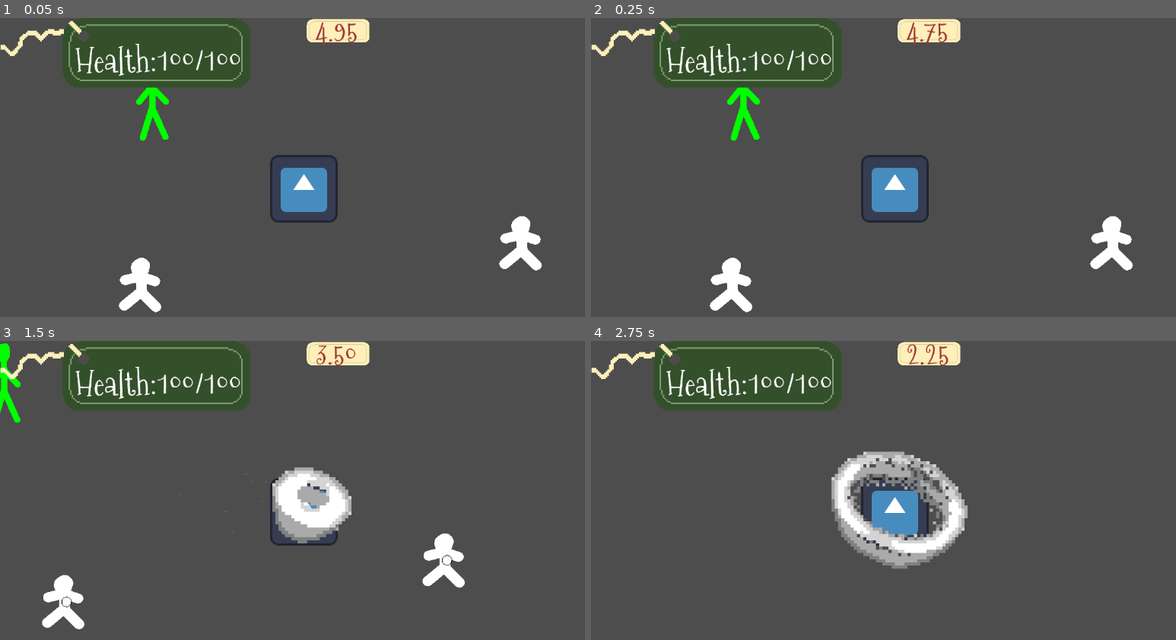
Above: before the commit, frames 1-4 (two rows, left to right).
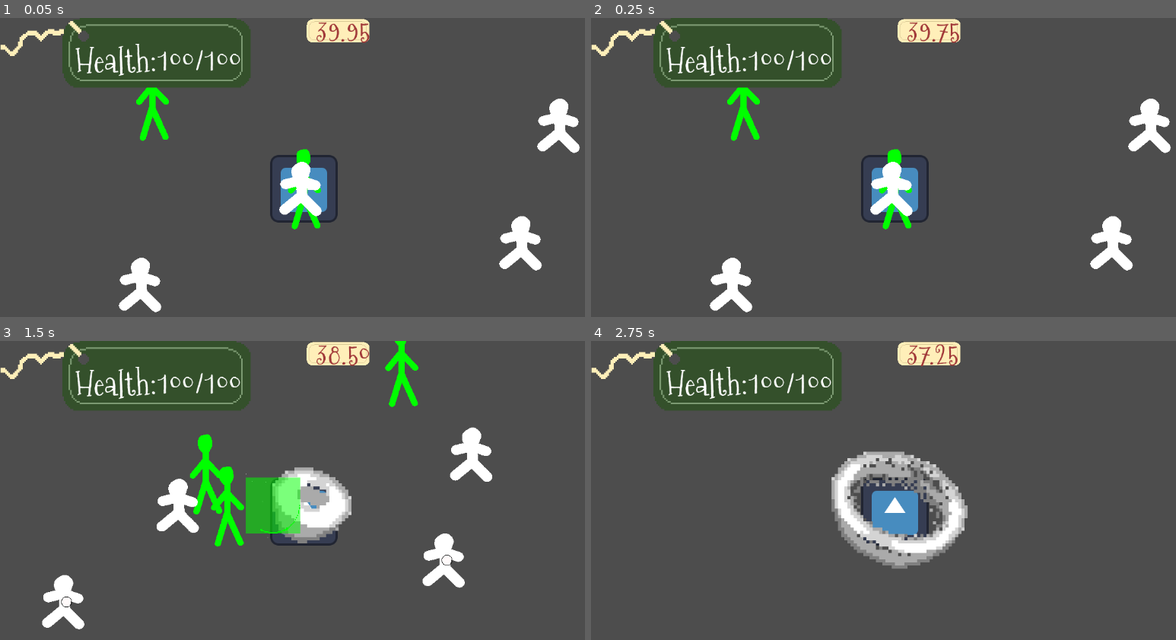
Above: after the commit, the same moments.

Repository: skeeeth/Krampus-Game
Game: Godot game, scene res://sack_world.tscn
Same seed, same stepped clock (60 frames per second), same inputs: the game is played once before the commit and once after it. The engine's default icon, where the game draws it, is replaced by a stand-in: a white triangle on a blue panel in a dark square.
Inputs:
- Up to frame 1 (0.05 s): no input
- Up to frame 2 (0.25 s): no input
- Up to frame 3 (1.5 s): hold Right (right) 0.53-1.28 s; hold X (attack) 0.53-1.28 s; tap 1 (dev1) at 0.8, 1.35 s; hold Down (down) from 1.28 s (still down)
- Up to frame 4 (2.75 s): tap X (attack) at 1.55 s; release Down (down) at 2.03 s; hold Right (right) from 2.03 s (still down); hold X (attack) from 2.03 s (still down); tap 1 (dev1) at 2.3 s

The runs differ from the first frame. In frame 1, 1.9% of the frame differs, in the area x 47-100%, y 1-71%; in frame 2, 1.9%; in frame 3, 5.5%, in the area x 0-85%, y 0-90%; in frame 4, 0.3%.

Commit message:
Guard Melee Attack, Snowball fix
fixed an issue with snowballs causing crashes when leaving the screen during startup

Diff:
--- a/Combat/KombatKrampus/States/walk.gd
+++ b/Combat/KombatKrampus/States/walk.gd
@@ -4,6 +4,7 @@
 @export var movespeed:float = 220
 @export var vis:CharacterVisual
 var dash_buffered:bool
+
 func enter():
 	pass
 
--- a/Combat/KombatKrampus/sack_krampus.tscn
+++ b/Combat/KombatKrampus/sack_krampus.tscn
@@ -195,7 +195,7 @@
 }]
 
 [sub_resource type="RectangleShape2D" id="RectangleShape2D_lgus1"]
-size = Vector2(46, 50.5)
+size = Vector2(78.5, 50.5)
 
 [node name="SackKrampus" type="CharacterBody2D" node_paths=PackedStringArray("sm") groups=["Player"]]
 motion_mode = 1
@@ -212,7 +212,7 @@
 [node name="Walk" type="Node" parent="StateMachine" node_paths=PackedStringArray("body", "vis")]
 script = ExtResource("1_i6jng")
 body = NodePath("../..")
-movespeed = 400.0
+movespeed = 200.0
 vis = NodePath("../../Character")
 
 [node name="Dash" type="Node" parent="StateMachine" node_paths=PackedStringArray("body")]
@@ -280,7 +280,7 @@
 strength = 200.0
 
 [node name="CollisionShape2D" type="CollisionShape2D" parent="QuickAttack/QuickHitbox"]
-position = Vector2(4, 1.25)
+position = Vector2(-12.25, 1.25)
 shape = SubResource("RectangleShape2D_lgus1")
 
 [node name="Pull" type="CPUParticles2D" parent="."]
--- /dev/null
+++ b/Combat/Snowball_cleanup.gd
@@ -0,0 +1,11 @@
+extends Timer
+
+var checked_once:bool = false
+
+func _on_timeout() -> void:
+	if get_parent().process_mode == PROCESS_MODE_DISABLED:
+		if checked_once:
+			get_parent().queue_free()
+		else:
+			checked_once = true
+	pass # Replace with function body.
--- a/Combat/UI/combat_ui.gd
+++ b/Combat/UI/combat_ui.gd
@@ -2,7 +2,7 @@
 
 #@onready var progress_bar: ProgressBar = $ProgressBar
 @onready var timer: Label = $Timer_Container/Timer
-var time:float = 5.0
+var time:float = 40.0
 @export var transition_time:float = 2.0
 @onready var lens: ColorRect = 	$Lens
 var fading:bool = false
--- a/Combat/snowball.gd
+++ b/Combat/snowball.gd
@@ -6,8 +6,8 @@
 var direction:Vector2
 var speed:float
 func _draw() -> void:
-	draw_circle(Vector2.ZERO,size/2.0,Color.SNOW)
-	draw_circle(Vector2.ZERO,(size/2.0)+1,Color.BLACK,false)
+	draw_circle(Vector2.ZERO,5,Color.SNOW)
+	draw_circle(Vector2.ZERO,6,Color.BLACK,false)
 	#could use a shader for a real perfect circle but this is fine
 
 # Called when the node enters the scene tree for the first time.
@@ -18,6 +18,7 @@
 # Called every frame. 'delta' is the elapsed time since the previous frame.
 func _process(delta: float) -> void:
 	queue_redraw()
+	scale = Vector2(size/10.0,size/10.0)
 	position += speed * direction
 	if size == 0:
 		queue_free()
@@ -33,5 +34,13 @@
 
 
 func _on_visible_on_screen_notifier_2d_screen_exited() -> void:
-	queue_free()
+	visible = false
+	process_mode = PROCESS_MODE_DISABLED
+	#queue_free()
 	pass # Replace with function body.
+
+
+
+
+func _on_timer_timeout() -> void:
+	pass # Replace with function body.
--- a/Combat/snowball.tscn
+++ b/Combat/snowball.tscn
@@ -1,6 +1,7 @@
-[gd_scene load_steps=3 format=3 uid="uid://davxhgllxxs8a"]
+[gd_scene load_steps=4 format=3 uid="uid://davxhgllxxs8a"]
 
 [ext_resource type="Script" path="res://Combat/snowball.gd" id="1_7ptwj"]
+[ext_resource type="Script" path="res://Combat/Snowball_cleanup.gd" id="2_37mvl"]
 
 [sub_resource type="RectangleShape2D" id="RectangleShape2D_1i0yw"]
 size = Vector2(10, 10)
@@ -15,5 +16,12 @@
 
 [node name="VisibleOnScreenNotifier2D" type="VisibleOnScreenNotifier2D" parent="."]
 
+[node name="Timer" type="Timer" parent="."]
+process_mode = 3
+wait_time = 3.0
+autostart = true
+script = ExtResource("2_37mvl")
+
 [connection signal="body_entered" from="." to="." method="_on_body_entered"]
 [connection signal="screen_exited" from="VisibleOnScreenNotifier2D" to="." method="_on_visible_on_screen_notifier_2d_screen_exited"]
+[connection signal="timeout" from="Timer" to="Timer" method="_on_timeout"]
--- a/npc/combat_guard.tscn
+++ b/npc/combat_guard.tscn
@@ -6,9 +6,94 @@
 [ext_resource type="Script" path="res://npc/npc_states/idle.gd" id="4_ywiy5"]
 [ext_resource type="Script" path="res://npc/npc_states/retreat.gd" id="5_lpde0"]
 [ext_resource type="Script" path="res://npc/wander.gd" id="6_lv56s"]
+[ext_resource type="Script" path="res://npc/npc_states/melee_attack.gd" id="7_64amv"]
+[ext_resource type="Script" path="res://npc/enemy_hitbox.gd" id="8_4hsrh"]
+[ext_resource type="Script" path="res://npc/npc_states/stun.gd" id="8_r76xn"]
+[ext_resource type="Texture2D" uid="uid://lt7x7hkvgobh" path="res://npc/hit05.png" id="9_nbq2m"]
 
 [sub_resource type="RectangleShape2D" id="RectangleShape2D_b1qpj"]
 size = Vector2(54, 104)
+
+[sub_resource type="RectangleShape2D" id="RectangleShape2D_35h07"]
+size = Vector2(50, 50)
+
+[sub_resource type="AtlasTexture" id="AtlasTexture_y18le"]
+atlas = ExtResource("9_nbq2m")
+region = Rect2(0, 0, 64, 64)
+
+[sub_resource type="AtlasTexture" id="AtlasTexture_1p2j4"]
+atlas = ExtResource("9_nbq2m")
+region = Rect2(64, 0, 64, 64)
+
+[sub_resource type="AtlasTexture" id="AtlasTexture_8tabu"]
+atlas = ExtResource("9_nbq2m")
+region = Rect2(128, 0, 64, 64)
+
+[sub_resource type="AtlasTexture" id="AtlasTexture_wlcdi"]
+atlas = ExtResource("9_nbq2m")
+region = Rect2(192, 0, 64, 64)
+
+[sub_resource type="AtlasTexture" id="AtlasTexture_ien7u"]
+atlas = ExtResource("9_nbq2m")
+region = Rect2(256, 0, 64, 64)
+
+[sub_resource type="AtlasTexture" id="AtlasTexture_2ub5u"]
+atlas = ExtResource("9_nbq2m")
+region = Rect2(320, 0, 64, 64)
+
+[sub_resource type="AtlasTexture" id="AtlasTexture_0488k"]
+atlas = ExtResource("9_nbq2m")
+region = Rect2(384, 0, 64, 64)
+
+[sub_resource type="AtlasTexture" id="AtlasTexture_mmd3b"]
+atlas = ExtResource("9_nbq2m")
+region = Rect2(448, 0, 64, 64)
+
+[sub_resource type="AtlasTexture" id="AtlasTexture_c1yxr"]
+atlas = ExtResource("9_nbq2m")
+region = Rect2(512, 0, 64, 64)
+
+[sub_resource type="AtlasTexture" id="AtlasTexture_btxa5"]
+atlas = ExtResource("9_nbq2m")
+region = Rect2(576, 0, 64, 64)
+
+[sub_resource type="SpriteFrames" id="SpriteFrames_hrthv"]
+animations = [{
+"frames": [{
+"duration": 1.0,
+"texture": SubResource("AtlasTexture_y18le")
+}, {
+"duration": 1.0,
+"texture": SubResource("AtlasTexture_1p2j4")
+}, {
+"duration": 1.0,
+"texture": SubResource("AtlasTexture_8tabu")
+}, {
+"duration": 1.0,
+"texture": SubResource("AtlasTexture_wlcdi")
+}, {
+"duration": 1.0,
+"texture": SubResource("AtlasTexture_ien7u")
+}, {
+"duration": 1.0,
+"texture": SubResource("AtlasTexture_2ub5u")
+}, {
+"duration": 1.0,
+"texture": SubResource("AtlasTexture_0488k")
+}, {
+"duration": 1.0,
+"texture": SubResource("AtlasTexture_mmd3b")
+}, {
+"duration": 1.0,
+"texture": SubResource("AtlasTexture_c1yxr")
+}, {
+"duration": 1.0,
+"texture": SubResource("AtlasTexture_btxa5")
+}],
+"loop": false,
+"name": &"default",
+"speed": 20.0
+}]
 
 [node name="Guard" type="Area2D" node_paths=PackedStringArray("state_machine")]
 modulate = Color(0, 1, 0, 1)
@@ -16,6 +101,7 @@
 collision_mask = 11
 script = ExtResource("1_na5es")
 state_machine = NodePath("Node")
+base_speed = 9.0
 
 [node name="CollisionShape2D" type="CollisionShape2D" parent="."]
 shape = SubResource("RectangleShape2D_b1qpj")
@@ -31,9 +117,15 @@
 
 [node name="Idle" type="Node" parent="Node" node_paths=PackedStringArray("parent", "beeline_state")]
 script = ExtResource("4_ywiy5")
-max_wait = 10000.0
+max_wait = 0.5
 parent = NodePath("../..")
 beeline_state = NodePath("../Beeline")
+retreat_range = 10.0
+attack_range = 100.0
+wander_range = 0.0
+
+[node name="Stun" type="Node" parent="Node"]
+script = ExtResource("8_r76xn")
 
 [node name="Beeline" type="Node" parent="Node" node_paths=PackedStringArray("parent", "idle_state")]
 script = ExtResource("5_lpde0")
@@ -43,3 +135,45 @@
 [node name="Wander" type="Node" parent="Node" node_paths=PackedStringArray("parent")]
 script = ExtResource("6_lv56s")
 parent = NodePath("../..")
+
+[node name="Attack" type="Node" parent="Node" node_paths=PackedStringArray("parent", "hitbox", "pivot", "sprite", "indicator", "idle_state")]
+script = ExtResource("7_64amv")
+startup = 1.0
+follow_through = 1.0
+parent = NodePath("../..")
+hitbox = NodePath("../../AttackPivot/Area2D")
+pivot = NodePath("../../AttackPivot")
+sprite = NodePath("../../AttackPivot/Sprite2D")
+indicator = NodePath("../../AttackPivot/Indicator")
+idle_state = NodePath("../Idle")
+
+[node name="AttackPivot" type="Node2D" parent="."]
+visible = false
+scale = Vector2(2.075, 2.075)
+
+[node name="Area2D" type="Area2D" parent="AttackPivot"]
+position = Vector2(42.07, 0)
+collision_layer = 0
+collision_mask = 0
+monitoring = false
+script = ExtResource("8_4hsrh")
+damage = 30.0
+
+[node name="CollisionShape2D2" type="CollisionShape2D" parent="AttackPivot/Area2D"]
+shape = SubResource("RectangleShape2D_35h07")
+
+[node name="Sprite2D" type="AnimatedSprite2D" parent="AttackPivot"]
+position = Vector2(42.07, 0)
+sprite_frames = SubResource("SpriteFrames_hrthv")
+frame = 9
+frame_progress = 1.0
+
+[node name="Indicator" type="ColorRect" parent="AttackPivot"]
+visible = false
+offset_left = 17.0
+offset_top = -26.0
+offset_right = 67.0
+offset_bottom = 25.0
+color = Color(1, 1, 1, 0)
+
+[connection signal="body_entered" from="AttackPivot/Area2D" to="AttackPivot/Area2D" method="_on_body_entered"]
--- a/npc/combat_kid.tscn
+++ b/npc/combat_kid.tscn
@@ -39,8 +39,9 @@
 attack_range = 400.0
 wander_range = 800.0
 
-[node name="Stun" type="Node" parent="StateMachine"]
+[node name="Stun" type="Node" parent="StateMachine" node_paths=PackedStringArray("parent")]
 script = ExtResource("5_y4b4c")
+parent = NodePath("../..")
 
 [node name="Wander" type="Node" parent="StateMachine" node_paths=PackedStringArray("parent")]
 script = ExtResource("6_wgt6c")
--- a/npc/combat_npc.gd
+++ b/npc/combat_npc.gd
@@ -18,10 +18,13 @@
 	kb.tween_property(self,"position",position+dir.normalized()*strength,0.15);
 	if stun_duration > 0:
 		if state_machine.currentState.name == "Stun":
+			print("Already Stunned")
 			return
 		var previous_state:State = state_machine.currentState
 		state_machine.currentState.transitioned.emit(
 				state_machine.currentState,"Stun")
 		var stun_state = state_machine.currentState
+		print("Stun Started")
 		await get_tree().create_timer(stun_duration).timeout
+		print("Stun Finished, returning to " + str(previous_state))
 		state_machine.currentState.transitioned.emit(stun_state,previous_state.name)
--- /dev/null
+++ b/npc/enemy_hitbox.gd
@@ -0,0 +1,17 @@
+extends Area2D
+
+@export var damage:float
+# Called when the node enters the scene tree for the first time.
+func _ready() -> void:
+	pass # Replace with function body.
+
+
+# Called every frame. 'delta' is the elapsed time since the previous frame.
+func _process(delta: float) -> void:
+	pass
+
+
+func _on_body_entered(body: Node2D) -> void:
+	if body is Player:
+		body.take_damage(damage)
+	pass # Replace with function body.
--- a/npc/npc_states/Snowball_Throw.gd
+++ b/npc/npc_states/Snowball_Throw.gd
@@ -10,6 +10,7 @@
 var snowball:Node2D
 var thrown:bool = false
 func enter():
+	print("Snowball Start")
 	thrown = false
 	snowball = snowball_scene.instantiate()
 	var start_snowball = snowball
@@ -18,8 +19,8 @@
 	var grow = create_tween()
 	grow.tween_property(snowball,"size",snowball_size,cast_time)
 
-	var throw_angle = lerp_angle(parent.diff.angle(),-parent.diff.angle(),inaccuracy)
-	snowball.direction = Vector2.from_angle(throw_angle)
+	#var throw_angle = lerp_angle(parent.diff.angle(),-parent.diff.angle(),inaccuracy)
+	#snowball.direction = Vector2.from_angle(throw_angle)
 
 	snowball.global_position = parent.global_position
 	parent.add_sibling(snowball)
@@ -27,11 +28,14 @@
 	await get_tree().create_timer(cast_time).timeout
 	#throw snowball if it still exists and is from the same attack
 	if snowball != null and snowball == start_snowball:
+		var throw_angle = lerp_angle(parent.diff.angle(),-parent.diff.angle(),inaccuracy)
+		snowball.direction = Vector2.from_angle(throw_angle)
 		snowball.monitoring = true
 		snowball.speed = throw_strength
 		thrown = true
 
 	transitioned.emit(self,"Wander")
+	print("Snowball finished")
 
 func exit():
 	#do not throw snowball if stun cancels throwing
--- a/npc/npc_states/idle.gd
+++ b/npc/npc_states/idle.gd
@@ -11,8 +11,8 @@
 @export var wander_range:float = 2000 #set to less than attack_range to always seek
 var next_wait:float = 1.0
 func enter():
+	print("Idle Started")
 	await get_tree().create_timer(next_wait).timeout
-
 	next_wait = randf_range(0.05,max_wait)
 
 	#Set next state based on distance
@@ -30,6 +30,8 @@
 		beeline_state.direction = 1.0
 		transitioned.emit(self,"Beeline")
 
+	print("Idle Finished")
+
 func exit():
 	pass
 
--- /dev/null
+++ b/npc/npc_states/melee_attack.gd
@@ -0,0 +1,53 @@
+extends State
+
+@export_category("Frame Data")
+@export var startup:float = 0.3
+#active frames tied to animation time for now
+@export var follow_through:float = 0.2
+
+@export_category("Node Refs")
+@export var parent : Enemy
+@export var hitbox : Area2D
+@export var pivot:Node2D
+@export var sprite:AnimatedSprite2D
+@export var indicator:ColorRect
+@export var idle_state:Idle
+
+func enter():
+	print("Melee Attack Startup")
+	pivot.visible = true
+	hitbox.collision_mask = 1
+	#target
+	pivot.rotation = parent.diff.angle()
+
+	var indicate = create_tween()
+	indicator.visible = true
+	indicate.tween_property(indicator,"color:a",1.0,startup)
+
+	await indicate.finished
+	#enable
+	indicator.color.a = 0.0
+	sprite.visible = true
+	sprite.play("default")
+	hitbox.monitoring = true
+	print("Melee Attack Active")
+
+	await sprite.animation_finished
+	#disable
+	idle_state.next_wait = follow_through
+	transitioned.emit(self,"Idle")
+	sprite.visible = false
+	hitbox.monitoring = false
+	print("Melee Attack Finished")
+	pass
+
+func exit():
+	hitbox.collision_mask = 0
+	pivot.visible = false
+	pass
+
+func update(_delta):
+	pass
+
+func physics_update(_delta):
+	pass
--- a/npc/npc_states/retreat.gd
+++ b/npc/npc_states/retreat.gd
@@ -6,6 +6,8 @@
 var target_distance:float = 0
 func enter():
 	target_distance = randf_range(idle_state.retreat_range,idle_state.attack_range)
+	#target_distance = (idle_state.retreat_range+
+			#idle_state.attack_range)/2.0
 	pass
 
 func exit():
--- a/npc/wander.gd
+++ b/npc/wander.gd
@@ -6,8 +6,10 @@
 @export var duration:float = 0.1
 func enter():
 	direction = Vector2.from_angle(randf_range(0,TAU))
+	print("Wander Start")
 	await get_tree().create_timer(duration).timeout
 	transitioned.emit(self, "Idle")
+	print("Wander End")
 	pass
 
 func exit():
--- a/sack_world.tscn
+++ b/sack_world.tscn
@@ -19,3 +19,19 @@
 
 [node name="Kid3" parent="." instance=ExtResource("4_gr2bh")]
 position = Vector2(-304, 182)
+
+[node name="Guard3" parent="." instance=ExtResource("3_k4daq")]
+position = Vector2(505, -470)
+
+[node name="Kid4" parent="." instance=ExtResource("4_gr2bh")]
+position = Vector2(1210, -199)
+
+[node name="Kid5" parent="." instance=ExtResource("4_gr2bh")]
+position = Vector2(652, -562)
+
+[node name="Kid6" parent="." instance=ExtResource("4_gr2bh")]
+position = Vector2(489, -120)
+
+[node name="Guard2" parent="." instance=ExtResource("3_k4daq")]
+
+[node name="Kid7" parent="." instance=ExtResource("4_gr2bh")]
Not shown: 1 places in npc/combat_guard.tscn that only renumber resources
Binary file added: npc/hit05.png
Not shown, added: npc/hit05.png.import
